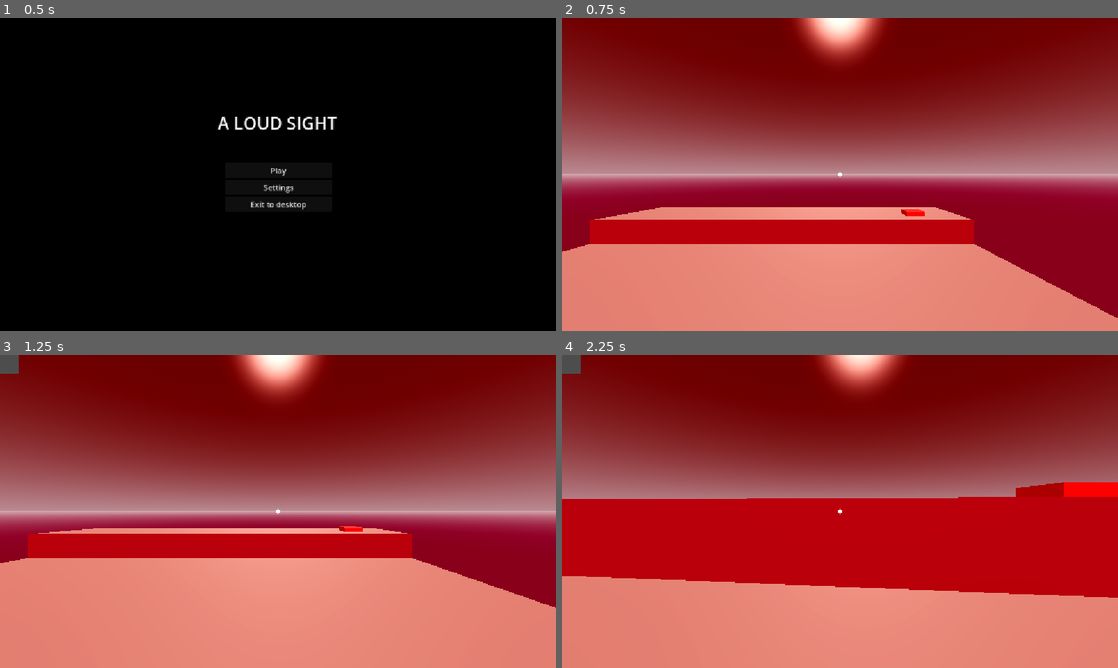
Above: before the commit, frames 1-4 (two rows, left to right).
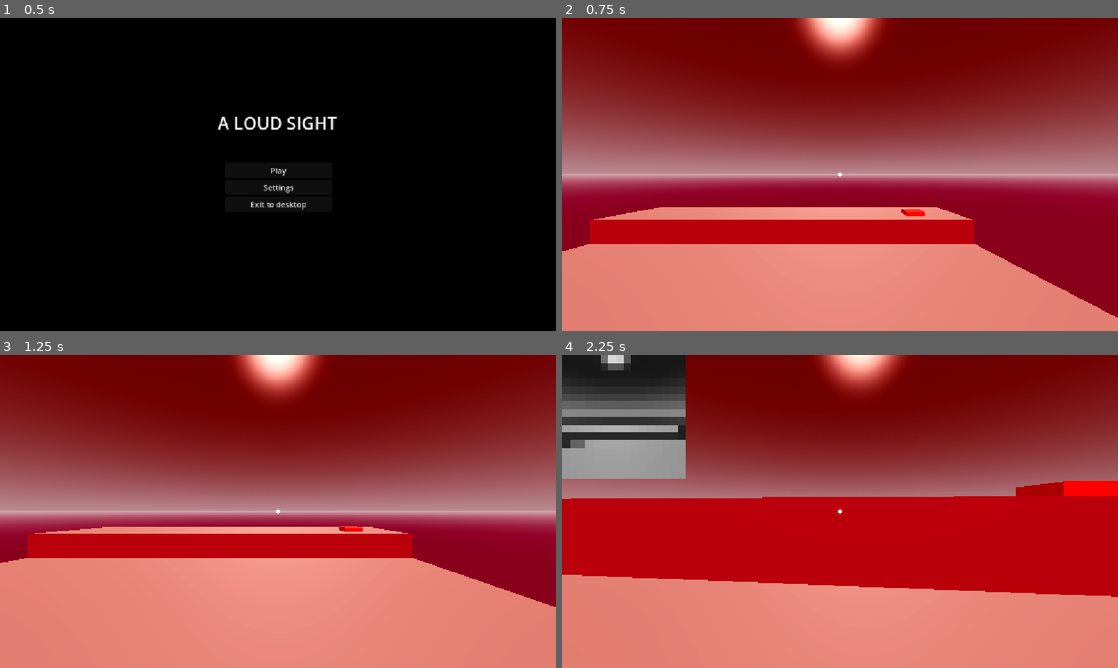
Above: after the commit, the same moments.

Repository: Hitacium/A-Loud-Sight
Game: Godot game, scene res://scenes/mainMenu.tscn
The game is run twice, just before and just after one commit, with the same random seed, the same clock (stepped at 60 frames per second) and the same inputs.
Inputs (mouse positions are in pixels of both pictures, inside the frame that each line leads up to):
- Up to frame 1 (0.5 s): no input
- Up to frame 2 (0.75 s): click "Play" at 0.5 s
- Up to frame 3 (1.25 s): no input
- Up to frame 4 (2.25 s): tap Enter at 1.25 s; move the mouse to (867, 511) at 1.27 s; hold W (up) from 1.28 s (still down); tap C (crouch) at 1.35 s; tap Space (jump) at 1.52 s; move the mouse to (812, 511) at 2.02 s; tap E (interact) at 2.1 s

Frame 1 is identical in both runs. In frame 2, less than 0.1% of the frame differs, in the area x 0-100%, y 60-96%; in frame 3, 0.5%; in frame 4, 9.4%, in the area x 0-100%, y 0-78%.

Commit message:
Sonifier Full Implementation
Need to check for timings and accuracy but the main feature is working

Diff:
--- /dev/null
+++ b/default_bus_layout.tres
@@ -0,0 +1,3 @@
+[gd_resource type="AudioBusLayout" format=3 uid="uid://cpokgl61jqisc"]
+
+[resource]
--- a/scenes/player.tscn
+++ b/scenes/player.tscn
@@ -93,7 +93,6 @@
 transform = Transform3D(1, 0, 0, 0, 1, 0, 0, 0, 1, 0, 0.468065, 0)
 
 [node name="Camera3D" type="Camera3D" parent="head"]
-transform = Transform3D(1, 0, 0, 0, 1, 0, 0, 0, 1, 0, 0.0026046, 0)
 
 [node name="RayCast3D" type="RayCast3D" parent="head"]
 target_position = Vector3(0, 0, -0.91)
@@ -101,26 +100,24 @@
 collide_with_bodies = false
 
 [node name="Sonifier" type="AudioStreamPlayer" parent="head"]
+script = ExtResource("3_qhqgy")
+
+[node name="DebugPreview" type="TextureRect" parent="head/Sonifier"]
+texture_filter = 1
+offset_right = 256.0
+offset_bottom = 256.0
+stretch_mode = 5
+
+[node name="ScreenchotViewport" type="SubViewport" parent="head/Sonifier"]
+size = Vector2i(256, 256)
+render_target_update_mode = 1
+
+[node name="CaptureCamera" type="Camera3D" parent="head/Sonifier/ScreenchotViewport"]
+transform = Transform3D(1, 0, 0, 0, 1, 0, 0, 0, 1, 0, 0.50011694, 0)
 
 [node name="PlayerGUI" parent="." instance=ExtResource("2_ywley")]
-
-[node name="CanvasLayer" type="CanvasLayer" parent="PlayerGUI"]
-
-[node name="TextureRect" type="TextureRect" parent="PlayerGUI/CanvasLayer"]
-offset_right = 40.0
-offset_bottom = 40.0
 
 [node name="AnimationPlayer" type="AnimationPlayer" parent="."]
 libraries = {
 &"": SubResource("AnimationLibrary_auuwx")
 }
-
-[node name="Node3D" type="Node3D" parent="."]
-script = ExtResource("3_qhqgy")
-
-[node name="SubViewport" type="SubViewport" parent="Node3D"]
-size = Vector2i(1024, 1024)
-render_target_update_mode = 4
-
-[node name="Camera3D" type="Camera3D" parent="Node3D/SubViewport"]
-transform = Transform3D(1, 0, 0, 0, 1, 0, 0, 0, 1, 0, 0.4706696, 0)
--- a/scenes/sonifier.gd
+++ b/scenes/sonifier.gd
@@ -1,102 +1,158 @@
-extends Node3D
+extends AudioStreamPlayer
 
 #  === CONFIGURATION ===
-const SAMPLE_RATE := 44100
-const BLOCK_SIZE := 1024
+const SAMPLE_RATE := 44100 # in HZ
+const BUFFER_LENGTH = 1 # in seconds
 const DOWNSAMPLE_W := 16
-const DOWNSAMPLE_H := 12
-const FREQ_MIN := 200.0
-const FREQ_MAX := 2000.0
-const CAPTURE_INTERVAL := 0.2  # seconds between image captures
+const DOWNSAMPLE_H := 16
+const FREQ_MIN := 400.0 # in HZ
+const FREQ_MAX := 2000.0 # in HZ
 
-# Scene references
-@onready var player_camera: Camera3D = $"../head/Camera3D"
-@onready var capture_viewport: SubViewport = $SubViewport
-@onready var capture_camera: Camera3D = $SubViewport/Camera3D
-@onready var audio_player: AudioStreamPlayer = $"../head/Sonifier"
-@onready var debug_texture: TextureRect = $"../PlayerGUI/CanvasLayer/TextureRect"
+@export var capture_interval := 1  # in seconds
+@export var OSC_LENGTH := 0.3 # in seconds
+@export var EDGES_FADE := 0.01 # in seconds
+@export var debug_preview := true
+@export var logarithmic_distribution := true
 
-# Internal variables
-var generator: AudioStreamGenerator
+@onready var player_camera: Camera3D = $"../Camera3D"
+@onready var capture_viewport: SubViewport = $ScreenchotViewport
+@onready var capture_camera: Camera3D = $ScreenchotViewport/CaptureCamera
+@onready var preview: TextureRect = $DebugPreview
+
+var time_since_last_capture := 0.0
 var playback: AudioStreamGeneratorPlayback
-var pixel_matrix: Array = []
-var time_since_last_capture := 0.0
+var pixels: Array = []
+var thread: Thread
 
-# === INITIALIZATION ===
 func _ready() -> void:
-	# Initialize the audio generator stream
-	generator = AudioStreamGenerator.new()
-	generator.mix_rate = SAMPLE_RATE
-	audio_player.stream = generator
-	audio_player.play()
-	playback = audio_player.get_stream_playback()
+	pixels = _init_pixel_matrix()
+	preview.visible = debug_preview
+	preview.texture_filter = CanvasItem.TEXTURE_FILTER_NEAREST
+	_init_audio_streaming()
 
-	# Prepare the pixel matrix (grayscale brightness grid)
-	pixel_matrix.resize(DOWNSAMPLE_H)
-	for y in range(DOWNSAMPLE_H):
-		pixel_matrix[y] = []
-		for x in range(DOWNSAMPLE_W):
-			pixel_matrix[y].append(0.0)
-
-	print("Sonifier initialized: Audio + Camera + SubViewport ready.")
-
-# === MAIN LOOP ===
 func _process(delta: float) -> void:
 	time_since_last_capture += delta
-
-	# Every CAPTURE_INTERVAL seconds, capture a new image
-	if time_since_last_capture >= CAPTURE_INTERVAL:
+	if time_since_last_capture >= capture_interval:
 		time_since_last_capture = 0.0
 		_capture_frame()
 
-	# Continuously push small chunks of audio
-	if playback and playback.get_frames_available() < BLOCK_SIZE:
-		_generate_audio_block(BLOCK_SIZE)
+func _init_audio_streaming() -> void:
+	var generator = AudioStreamGenerator.new()
+	generator.mix_rate = SAMPLE_RATE
+	generator.buffer_length = BUFFER_LENGTH
+	stream = generator
+	play()
+	playback = get_stream_playback()
 
-# === CAPTURE AND PROCESS IMAGE ===
+func _init_pixel_matrix() -> Array:
+	var m = []
+	# grayscale brightness grid
+	m.resize(DOWNSAMPLE_H)
+	for y in range(DOWNSAMPLE_H):
+		m[y] = []
+		m[y].resize(DOWNSAMPLE_W)
+		m[y].fill(0.0)
+	return m
+
 func _capture_frame() -> void:
-	var tex := capture_viewport.get_texture()
-	if tex == null:
-		return
-	var img := tex.get_image()
-	if img == null:
-		return
+	# Camera sync
+	capture_camera.global_transform = player_camera.global_transform
+	capture_camera.fov = player_camera.fov
+	capture_viewport.render_target_update_mode = SubViewport.UPDATE_ONCE
 
+	await RenderingServer.frame_post_draw
+	var text := capture_viewport.get_texture()
+	if !text: return
+
+	var img := text.get_image()
 	img.resize(DOWNSAMPLE_W, DOWNSAMPLE_H)
 	img.convert(Image.FORMAT_L8)  # grayscale
 
+	if debug_preview:
+		img.generate_mipmaps()
+		preview.texture = ImageTexture.create_from_image(img)
+
 	for y in range(DOWNSAMPLE_H):
 		for x in range(DOWNSAMPLE_W):
-			var brightness := img.get_pixelv(Vector2i(x, y)).r
-			pixel_matrix[y][x] = brightness
+			pixels[y][x] = img.get_pixel(x, y).r
 
-	debug_texture.texture = ImageTexture.create_from_image(img)
-	print("Captured frame. Avg brightness: %.3f" % _avg_brightness())
+	_start_async_gen()
 
-func _avg_brightness() -> float:
-	var total := 0.0
-	for row in pixel_matrix:
-		for b in row:
-			total += b
-	return total / float(DOWNSAMPLE_W * DOWNSAMPLE_H)
+func _start_async_gen() -> void:
+	if thread and thread.is_alive():
+		return # Still processing previous frame
+	if thread:
+		thread.wait_to_finish()
 
-# === AUDIO GENERATION ===
-func _generate_audio_block(l: int) -> void:
-	if not playback:
-		return
+	thread = Thread.new()
+	thread.start(_generate_wave_thread.bind(pixels.duplicate(true)))
 
-	var block := PackedVector2Array()
-	block.resize(l)
+func _generate_wave_thread(pixel_matrix: Array) -> void:
+	var w := DOWNSAMPLE_W
+	var h := DOWNSAMPLE_H
 
-	# Each frame = combined sine waves for each pixel
-	for i in range(l):
-		var s := 0.0
-		for y in range(DOWNSAMPLE_H):
-			for x in range(DOWNSAMPLE_W):
-				var amp = pixel_matrix[y][x]
-				if amp > 0.01:
-					var freq = lerp(FREQ_MIN, FREQ_MAX, float(y) / DOWNSAMPLE_H)
-					s += sin(2.0 * PI * freq * (float(i) / SAMPLE_RATE)) * amp
-		block[i] = Vector2(s, s)  # stereo identical
+	var step_time := capture_interval / float(w)
 
-	playback.push_buffer(block)
+	var total_frames := int((capture_interval + OSC_LENGTH) * SAMPLE_RATE)
+	var buffer := PackedFloat32Array()
+	buffer.resize(total_frames * 2)
+	buffer.fill(0.0)
+
+	for x in range(w):
+		var pan := float(x) / float(w - 1) if w > 1 else 0.5
+		var start_idx := int(x * step_time * SAMPLE_RATE)
+
+		for y in range(h):
+			var amp = pixel_matrix[y][x]
+			if amp <= 0.5: continue
+
+			var freq = _get_freq(y, h)
+			_add_sine_to_buffer(freq, amp, pan, start_idx, buffer)
+
+	_normalize(buffer)
+	call_deferred("_push_to_playback", buffer)
+
+func _get_freq(y: int, h: int) -> float:
+	var t = float(h - y - 1) / float(h - 1) if h > 1 else 0.5
+	if logarithmic_distribution:
+		return FREQ_MIN * pow(FREQ_MAX / FREQ_MIN, t)
+	return FREQ_MIN + (FREQ_MAX - FREQ_MIN) * t
+
+func _add_sine_to_buffer(freq: float, amp: float, pan: float, start_idx: int, buffer: PackedFloat32Array):
+	var length_frames := int(OSC_LENGTH * SAMPLE_RATE)
+	var fade_frames := int(EDGES_FADE * SAMPLE_RATE)
+	var step := TAU * freq / SAMPLE_RATE
+	var local_phase := 0.0
+
+	for i in range(length_frames):
+		var idx = (start_idx + i) * 2
+		if idx + 1 >= buffer.size(): break
+
+		# Edge fade
+		var env := 1.0
+		if i < fade_frames:
+			env = float(i) / fade_frames
+		elif i > length_frames - fade_frames:
+			env = float(length_frames - i) / fade_frames
+
+		var s := sin(local_phase) * amp * env
+		local_phase += step
+
+		buffer[idx] += s * sqrt(1.0 - pan)
+		buffer[idx + 1] += s * sqrt(pan)
+
+func _normalize(buffer: PackedFloat32Array) -> void:
+	var max_val := 0.0
+	for s in buffer:
+		max_val = max(max_val, abs(s))
+	if max_val > 1.0: # Only normalize if clipping
+		for i in range(buffer.size()):
+			buffer[i] /= max_val
+
+func _push_to_playback(buffer: PackedFloat32Array):
+	for i in range(0, buffer.size(), 2):
+		playback.push_frame(Vector2(buffer[i], buffer[i+1]))
+
+func _exit_tree():
+	if thread:
+		thread.wait_to_finish()
